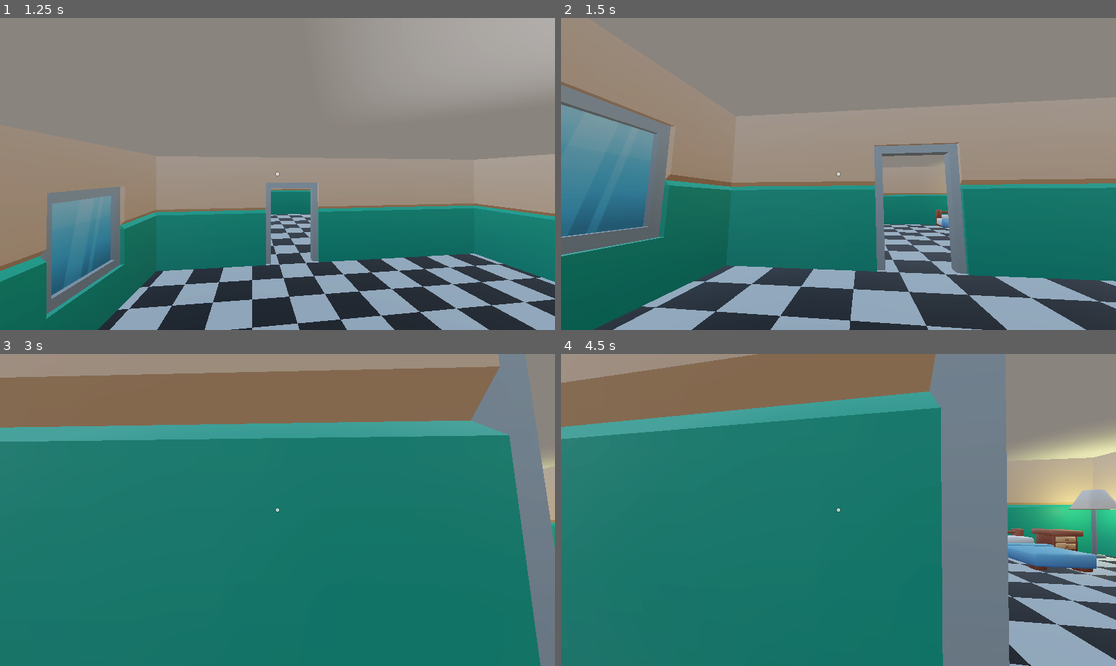
Above: before the commit, frames 1-4 (two rows, left to right).
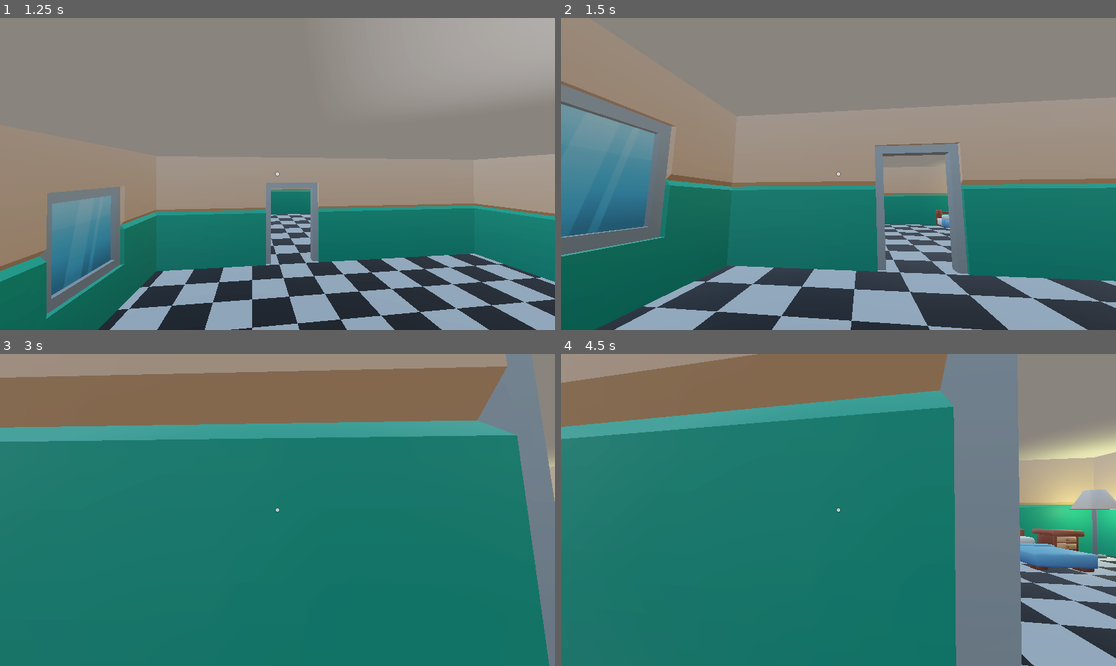
Above: after the commit, the same moments.

Repository: RickvanLoo/GDTV-Halloween-Jam-2025
Game: Godot game, scene res://Levels/Main/Level0.tscn
The game is run twice, just before and just after one commit, with the same random seed, the same clock (stepped at 60 frames per second) and the same inputs.
Inputs (mouse positions are in pixels of both pictures, inside the frame that each line leads up to):
- Up to frame 1 (1.25 s): move the mouse to (305, 174) at 0.52 s; hold W (move_forward) from 0.53 s (still down); hold E (interact) from 0.53 s (still down); click (305, 174) at 0.67 s; tap Space (jump) at 0.77 s
- Up to frame 2 (1.5 s): keep holding W (move_forward); move the mouse to (810, 174) at 1.27 s; release E (interact) at 1.28 s; tap Up (look_down) at 1.35 s; click (810, 174) at 1.42 s
- Up to frame 3 (3 s): keep holding W (move_forward); tap Space (jump) at 1.52 s; move the mouse to (288, 503) at 2.02 s; tap Left (look_left) at 2.1 s; click (288, 503) at 2.17 s; tap Enter at 2.75 s; move the mouse to (271, 516) at 2.77 s; tap Right (look_right) at 2.85 s; click (271, 516) at 2.92 s
- Up to frame 4 (4.5 s): keep holding W (move_forward); tap Space (jump) at 3.02, 3.77 s; move the mouse to (877, 513) at 3.52 s; tap Down (look_up) at 3.6 s; click (877, 513) at 3.67 s; move the mouse to (794, 506) at 4.27 s; tap Shift (sprint) at 4.35 s; click (794, 506) at 4.42 s

Frame 1 is identical in both runs. In frame 2, 0.8% of the frame differs, in the area x 0-100%, y 20-100%; in frame 3, 1.9%; in frame 4, 4.8%, in the area x 66-100%, y 0-100%.

Commit message:
optimise mouse feeling

Diff:
--- a/Player/Head.gd
+++ b/Player/Head.gd
@@ -21,24 +21,19 @@
 	y_limit = deg_to_rad(y_limit)
 
 
-# Called when there is an input event
 func _input(event: InputEvent) -> void:
-	# Mouse look (only if the mouse is captured).
 	if event is InputEventMouseMotion and Input.get_mouse_mode() == Input.MOUSE_MODE_CAPTURED:
-		mouse_axis += event.relative
+		mouse_axis = event.relative
+		camera_rotation()
 
 
-# Called every physics tick. 'delta' is constant
-func _physics_process(delta: float) -> void:
+func _process(delta: float) -> void:
 	var joystick_axis := Input.get_vector(&"look_left", &"look_right",
 			&"look_down", &"look_up")
 
 	if joystick_axis != Vector2.ZERO:
 		mouse_axis = joystick_axis * 1000.0 * delta
-
-	if mouse_axis != Vector2.ZERO:
 		camera_rotation()
-		mouse_axis = Vector2.ZERO  # Reset after applying
 
 
 func camera_rotation() -> void:
